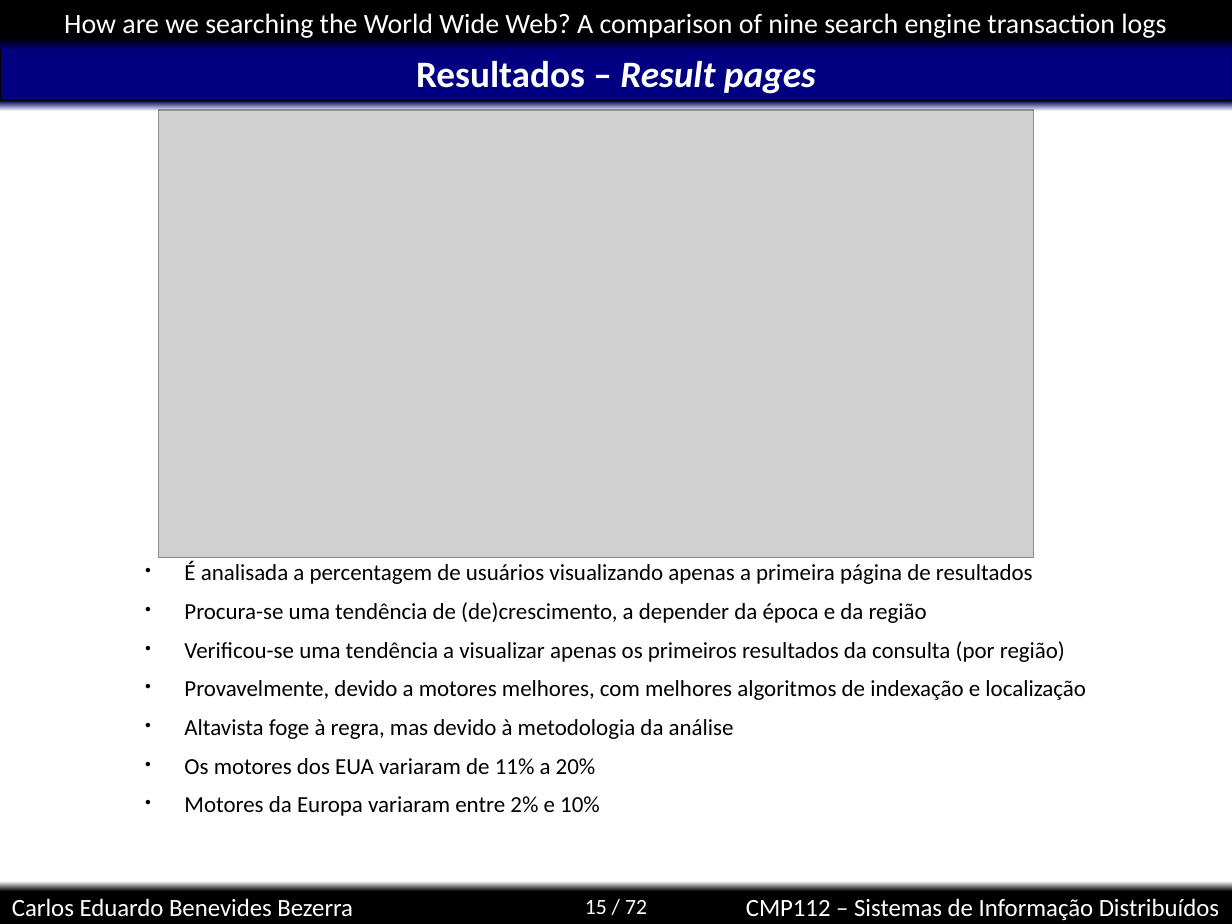
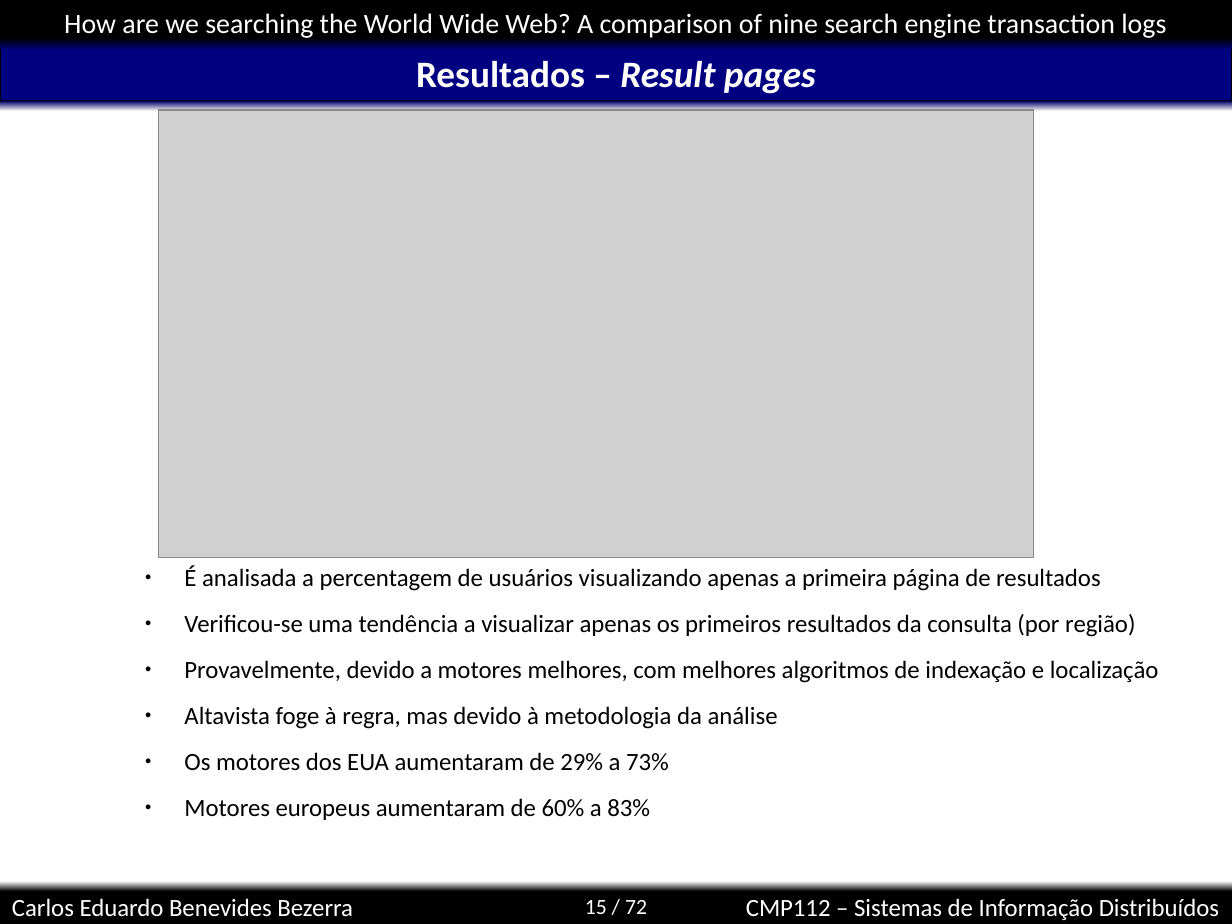
Before and after one commit to kdubezerra/kdubezerra, a slide deck: slide 15 of disciplinas/cmp112/artigohow.ppt. Drawn at 1232x924 pixels with LibreOffice and Linux fonts; fonts in the diff are those of the drawing; grey boxes stand for pictures; background and template pictures are left out. Boxes give left, top, right and bottom in pixels: in the first picture for what was removed or moved away, otherwise in the second. Text is boxed around its words. In the diff, an @@ line names an element or a change of style, - is before the commit and + after.

```diff
--- a/disciplinas/cmp112/artigohow.ppt
+++ b/disciplinas/cmp112/artigohow.ppt
@@ text at (184, 566, 1159, 729): size 14.8 to 16 pt in "É analisada a percentagem de usuários visualizando ...", "Verificou-se uma tendência a visualizar apenas os ...", "Provavelmente, devido a motores melhores, com melhores ...", "Altavista foge à regra, mas devido à ..."; line spacing 0.6 to 0.8 @@
@@ text at (184, 602, 927, 623): paragraph removed @@
-● Procura-se uma tendência de (de)crescimento, a depender da época e da região
@@ text at (184, 752, 669, 820): text changed; size 14.8 to 16 pt @@
-● Os motores dos EUA variaram de 11% a 20%
-● Motores da Europa variaram entre 2% e 10%
+● Os motores dos EUA aumentaram de 29% a 73%
+● Motores europeus aumentaram de 60% a 83%
```
Also in this commit, not shown: 3 slides added.
